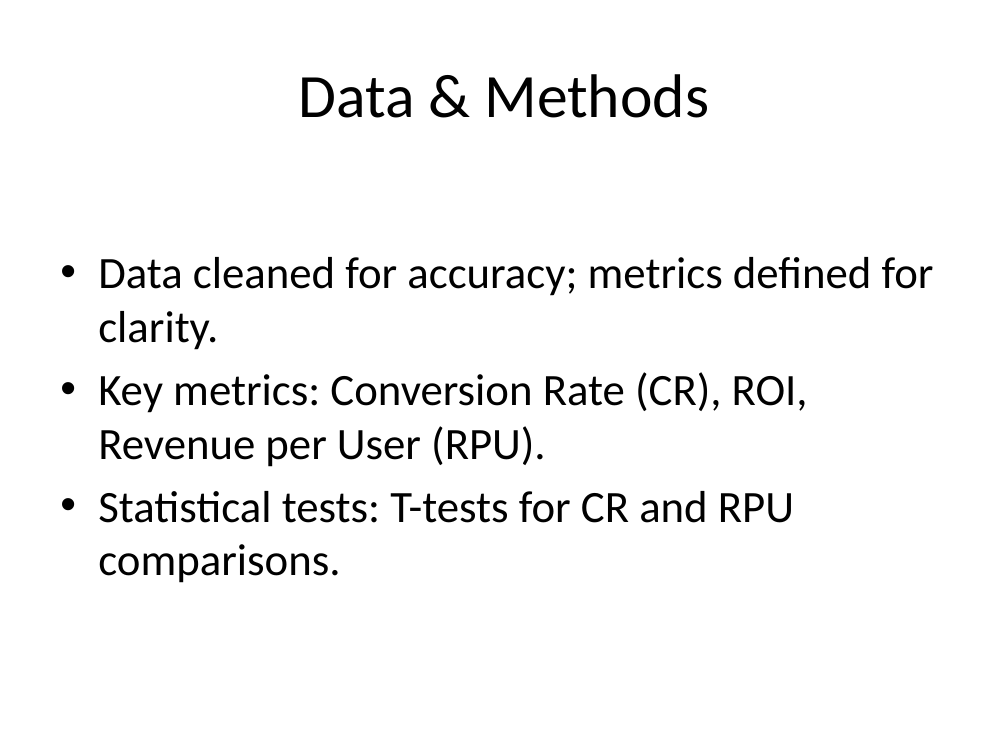
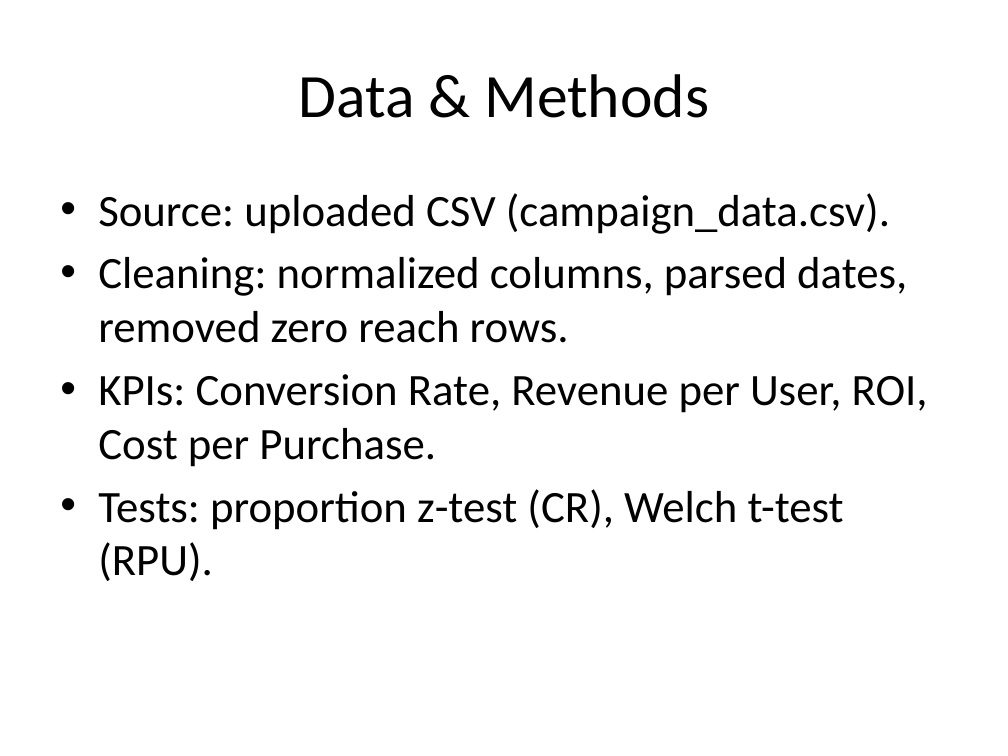
Before and after one commit to cathelenegeorge/CampAIgn-Analytics, a slide deck: slide 5 of reports/final_report.pptx (slide 4 before the commit). Drawn at 1008x756 pixels with LibreOffice and Linux fonts; fonts in the diff are those of the drawing. Boxes give left, top, right and bottom in pixels: in the first picture for what was removed or moved away, otherwise in the second. Text is boxed around its words. In the diff, an @@ line names an element or a change of style, - is before the commit and + after.

```diff
--- a/reports/final_report.pptx
+++ b/reports/final_report.pptx
@@ text at (98, 193, 928, 581): text changed @@
-• Data cleaned for accuracy; metrics defined for clarity.
-• Key metrics: Conversion Rate (CR), ROI, Revenue per User (RPU).
-• Statistical tests: T-tests for CR and RPU comparisons.
+• Source: uploaded CSV (campaign_data.csv).
+• Cleaning: normalized columns, parsed dates, removed zero reach rows.
+• KPIs: Conversion Rate, Revenue per User, ROI, Cost per Purchase.
+• Tests: proportion z-test (CR), Welch t-test (RPU).
```
Also in this commit, not shown: 7 other slides changed, 13 slides added, 4 slides removed, 27 other files.
